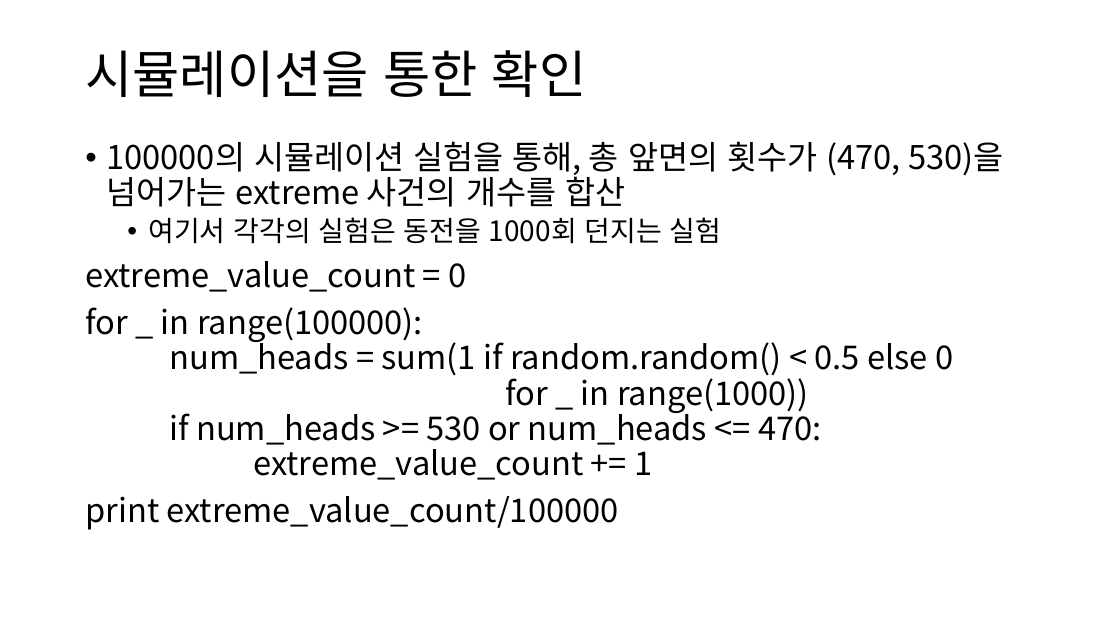
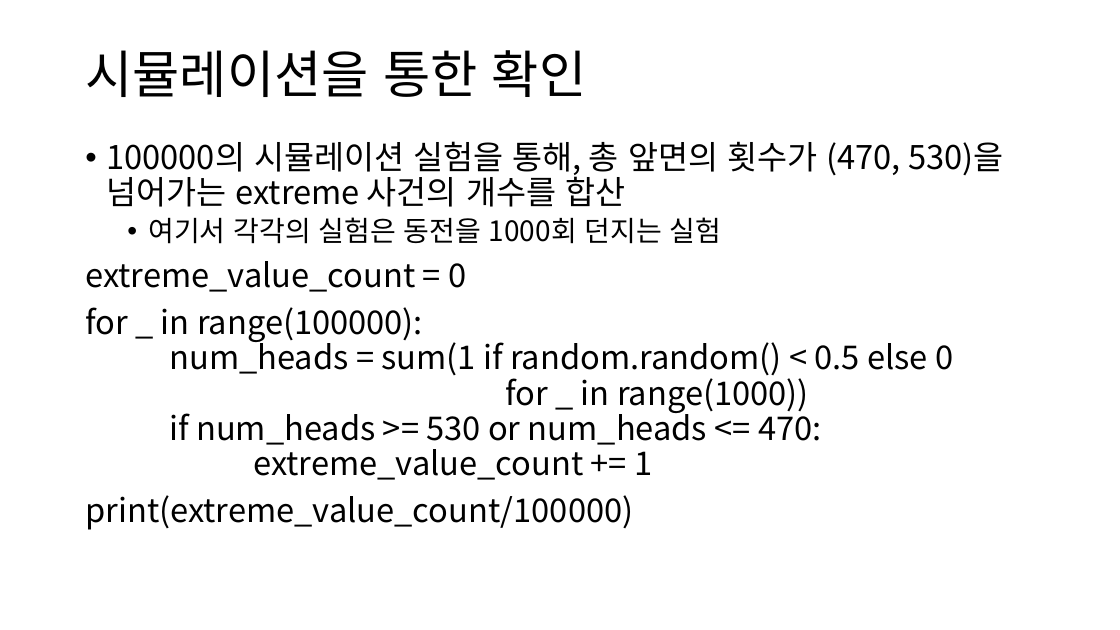
Before and after one commit to ksublee/SPuP, a slide deck: slide 14 of ppt/Python_10_가설 검정과 통계적 추론.pptx. Drawn at 1120x630 pixels with LibreOffice and Linux fonts; fonts in the diff are those of the drawing. Boxes give left, top, right and bottom in pixels: in the first picture for what was removed or moved away, otherwise in the second. Text is boxed around its words. In the diff, an @@ line names an element or a change of style, - is before the commit and + after.

```diff
--- a/ppt/Python_10_가설 검정과 통계적 추론.pptx
+++ b/ppt/Python_10_가설 검정과 통계적 추론.pptx
@@ text at [85, 495, 633, 530]: text changed @@
-print extreme_value_count/100000
+print(extreme_value_count/100000)
```
Also in this commit, not shown: 1 other slide changed, 9 other files.
